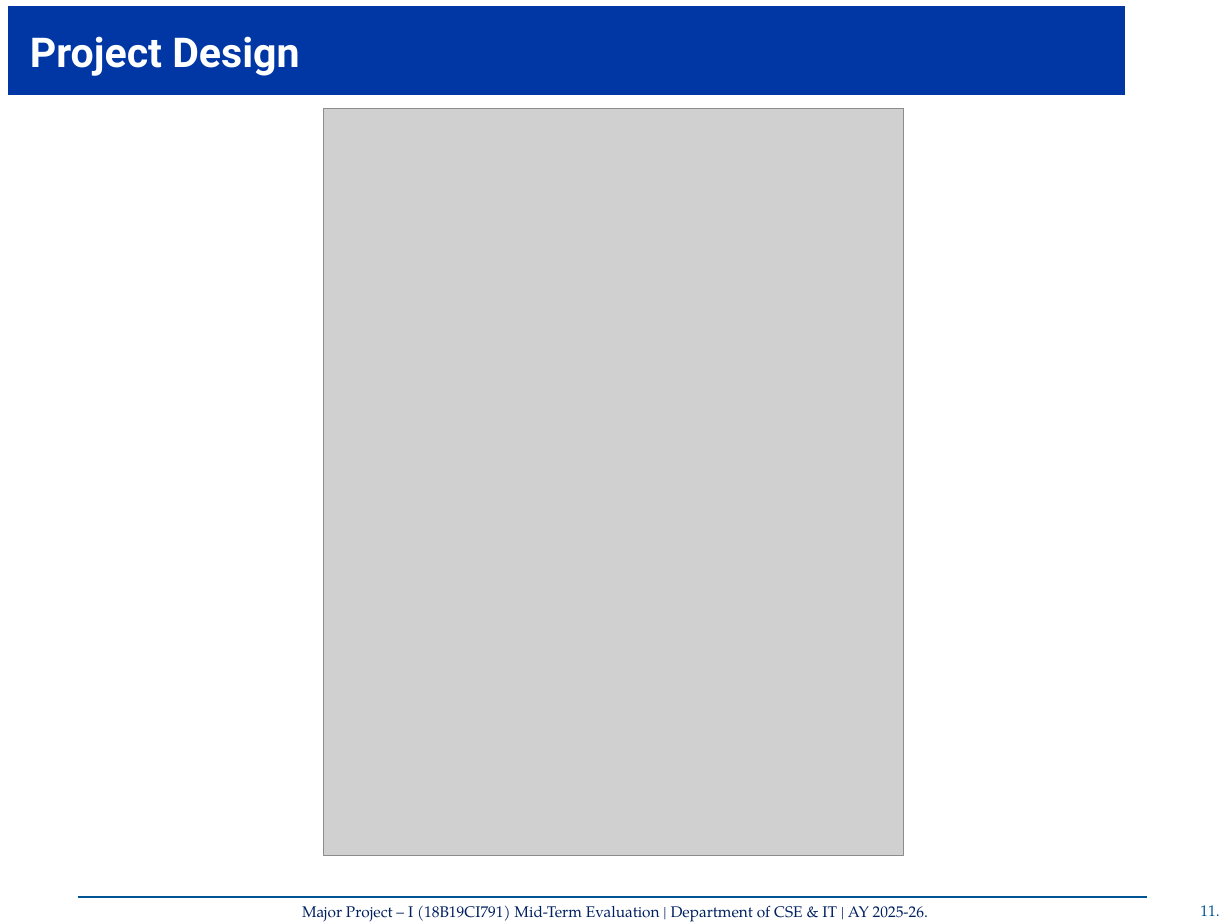
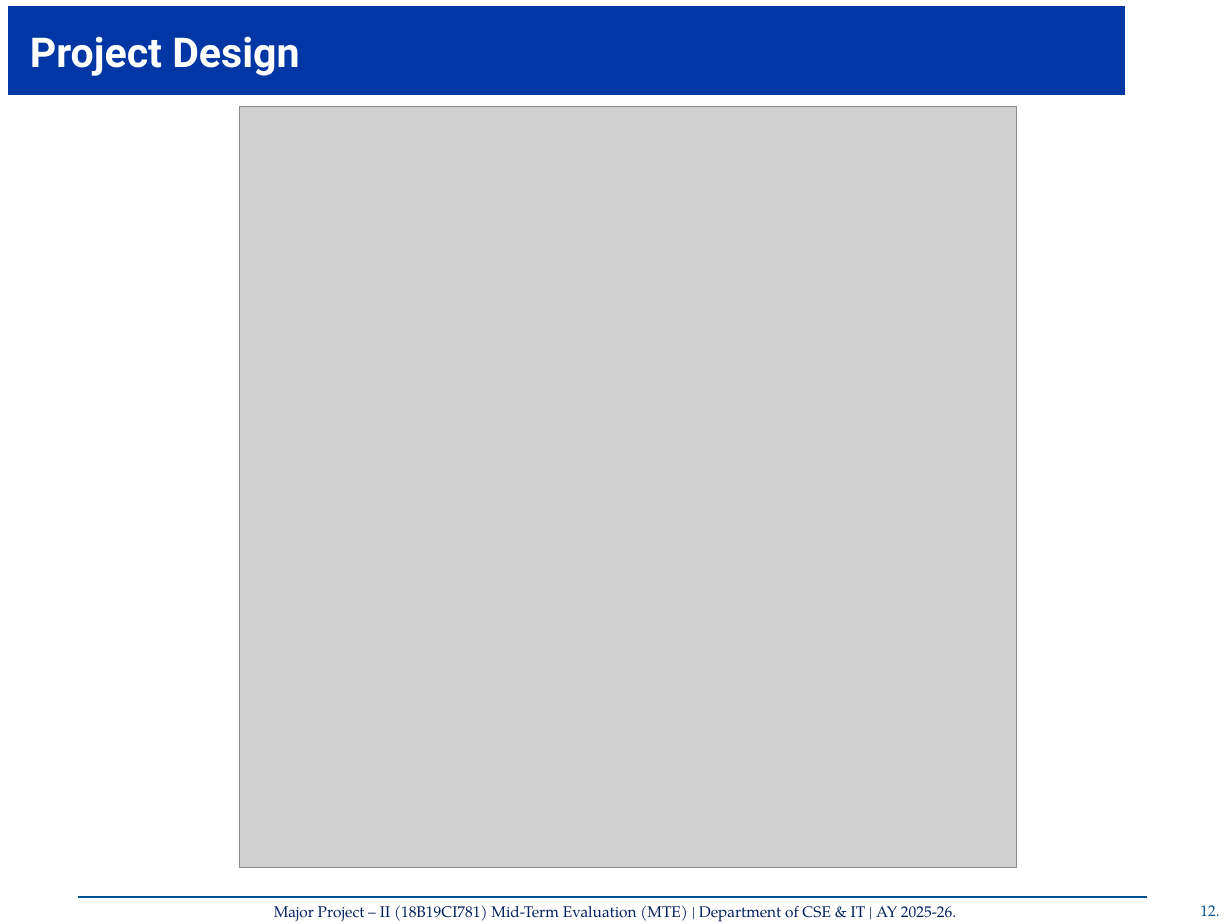
Before and after one commit to GauravThakur04/AI-Agent-for-Github-Workflow-Automation, a slide deck: slide 13 of RG61.pptx (slide 12 before the commit). Drawn at 1232x924 pixels with LibreOffice and Linux fonts; fonts in the diff are those of the drawing; grey boxes stand for pictures; background and template pictures are left out. Boxes give left, top, right and bottom in pixels: in the first picture for what was removed or moved away, otherwise in the second. Text is boxed around its words. In the diff, an @@ line names an element or a change of style, - is before the commit and + after.

```diff
--- a/RG61.pptx
+++ b/RG61.pptx
@@ picture: place and size @@
-picture at (324, 108, 904, 855)
+picture at (240, 106, 1018, 867)
@@ text at (274, 905, 956, 922): text changed @@
-Major Project – I (18B19CI791) Mid-Term Evaluation | Department of CSE & IT | AY 2025-26.
+Major Project – II (18B19CI781) Mid-Term Evaluation (MTE) | Department of CSE & IT | AY 2025-26.
@@ text removed at (873, 906, 928, 918) @@
-Monday, September 8, 2025
@@ page number at (1200, 905, 1219, 916): text changed @@
-11.
+12.
```
Also in this commit, not shown: 16 other slides changed, 21 slides added, 18 slides removed.
